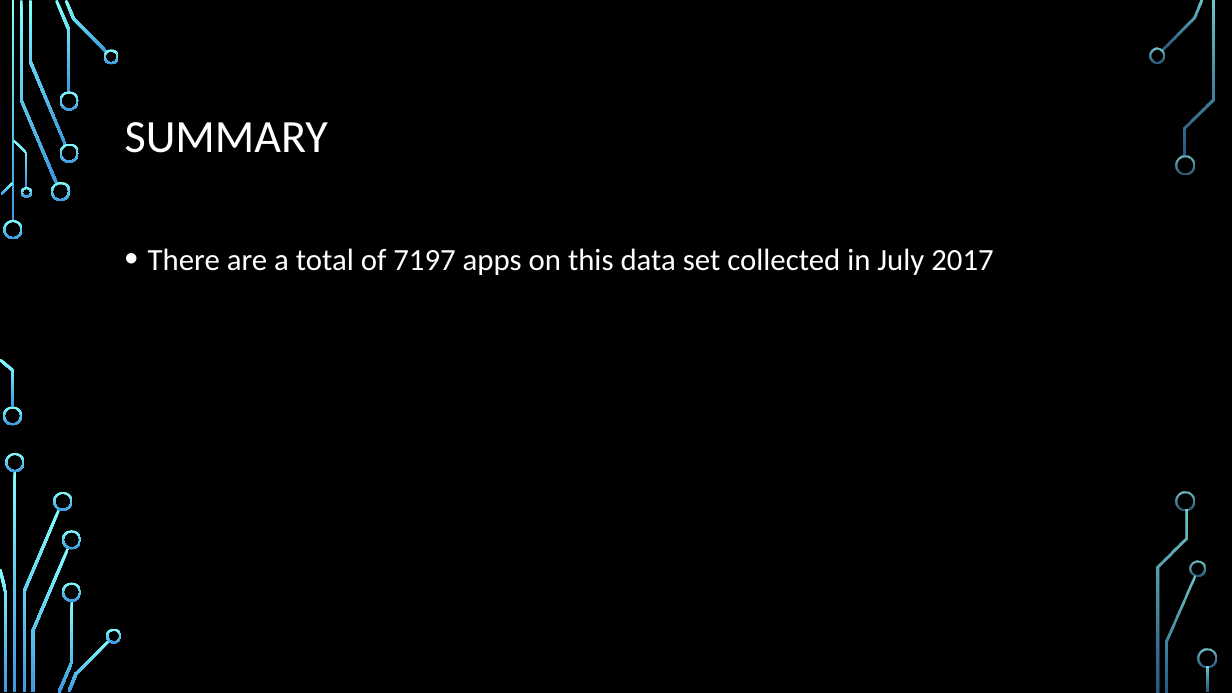
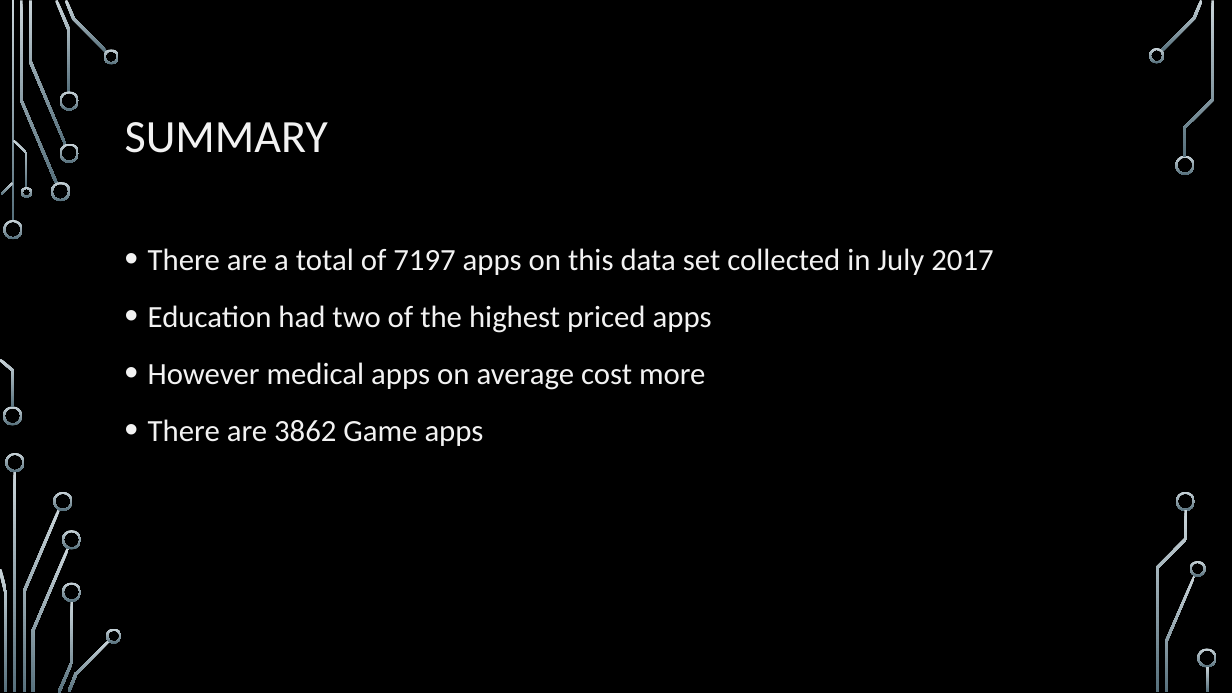
Before and after one commit to EmpressBelless/AppleDataSet, a slide deck: slide 11 of AppleApps2017.pptx (slide 17 before the commit). Drawn at 1232x693 pixels with LibreOffice and Linux fonts; fonts in the diff are those of the drawing; background and template pictures are left out. Boxes give left, top, right and bottom in pixels: in the first picture for what was removed or moved away, otherwise in the second. Text is boxed around its words. In the diff, an @@ line names an element or a change of style, - is before the commit and + after.

```diff
--- a/AppleApps2017.pptx
+++ b/AppleApps2017.pptx
@@ fill gradient #82FFFF to #3D97DE to gradient #CAD5DA to #56707C in 36 elements at box(4, 220, 23, 239), box(3, 407, 22, 426), box(20, 1, 57, 184), box(51, 182, 70, 201), box(29, 1, 66, 145), box(55, 0, 71, 92), box(59, 143, 79, 163), box(59, 91, 79, 111), box(65, 0, 107, 54), box(104, 49, 120, 64), box(1, 182, 14, 195), box(0, 359, 14, 408), box(13, 140, 28, 188), box(20, 187, 31, 198), box(14, 471, 17, 692), box(22, 509, 59, 691), box(6, 453, 25, 472), box(0, 568, 6, 691), box(54, 492, 73, 511), box(31, 548, 69, 692), box(57, 601, 73, 693), box(62, 531, 81, 550), box(62, 582, 81, 602), box(67, 640, 110, 692), box(106, 628, 122, 643), box(1161, 0, 1203, 52), box(1149, 48, 1165, 64), box(1176, 155, 1195, 175), box(1165, 576, 1196, 692), box(1190, 561, 1206, 577), box(1184, 1, 1214, 157), box(1177, 492, 1196, 511), box(1156, 510, 1188, 692), box(1198, 649, 1217, 668), box(1207, 666, 1210, 692), box(11, 1, 14, 222) @@
@@ title "SUMMARY" at box(125, 122, 328, 153): text colour #FFFFFF to #F2F2F2 @@
@@ text at box(148, 305, 712, 446): paragraphs added @@
+• Education had two of the highest priced apps
+• However medical apps on average cost more
+• There are 3862 Game apps
```
Also in this commit, not shown: 6 other slides changed, 4 slides added, 10 slides removed, 8 other files.
